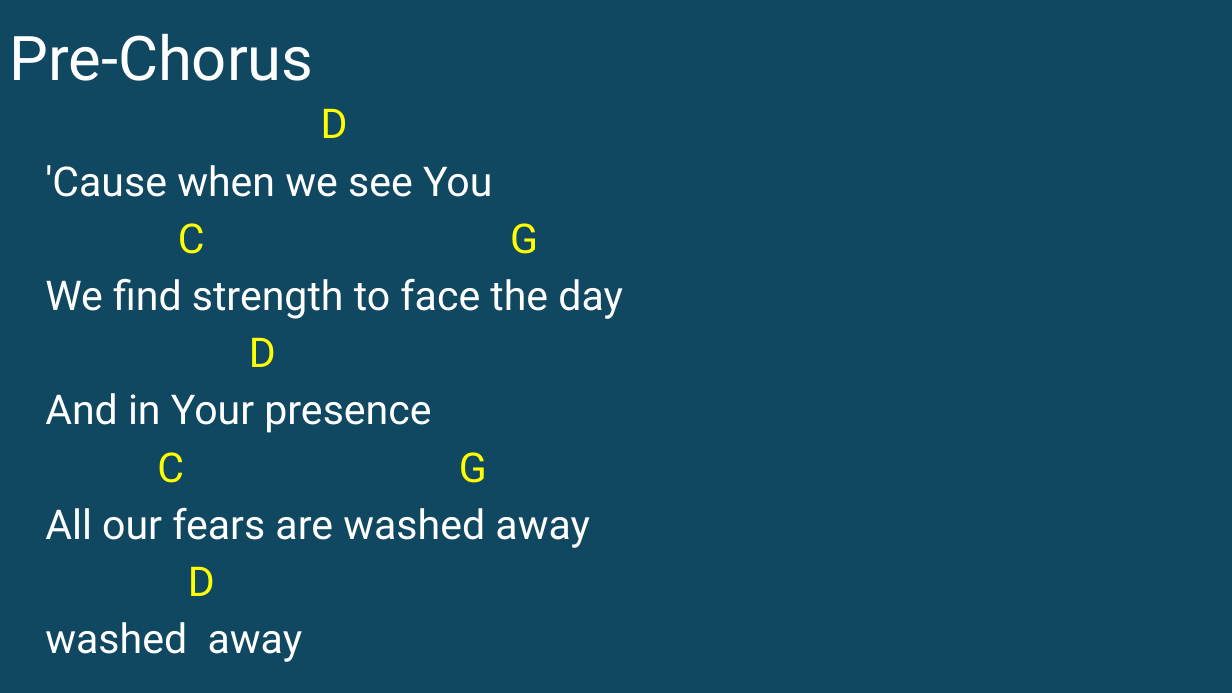
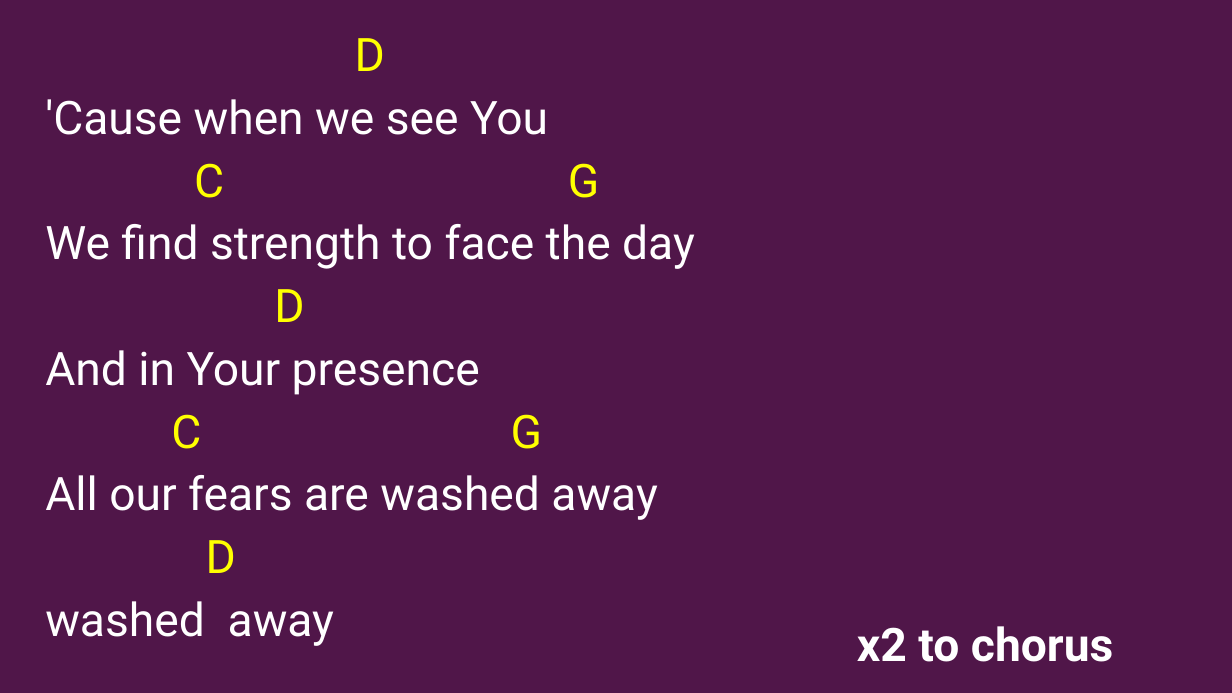
Before and after one commit to kendall412/worship, a slide deck: slide 9 of Hosanna (Praise is Rising)-CH.pptx (slide 10 before the commit). Drawn at 1232x693 pixels with LibreOffice and Linux fonts; fonts in the diff are those of the drawing. Boxes give left, top, right and bottom in pixels: in the first picture for what was removed or moved away, otherwise in the second. Text is boxed around its words. In the diff, an @@ line names an element or a change of style, - is before the commit and + after.

```diff
--- a/Hosanna (Praise is Rising)-CH.pptx
+++ b/Hosanna (Praise is Rising)-CH.pptx
@@ background #104862 to #501649 @@
@@ subtitle "D": place and size @@
-subtitle "D" at (45, 108, 623, 654)
+subtitle "D" at (45, 38, 695, 646)
@@ subtitle "D" at (45, 38, 695, 646): size 32 to 36 pt @@
@@ title removed at (9, 33, 313, 81) @@
-Pre-Chorus
@@ text added at (857, 626, 1114, 662), 36 pt, text #FFFFFF, bold @@
+x2 to chorus
```
Also in this commit, not shown: 9 other slides changed, 1 slide added, 2 slides removed, 7 other files.
